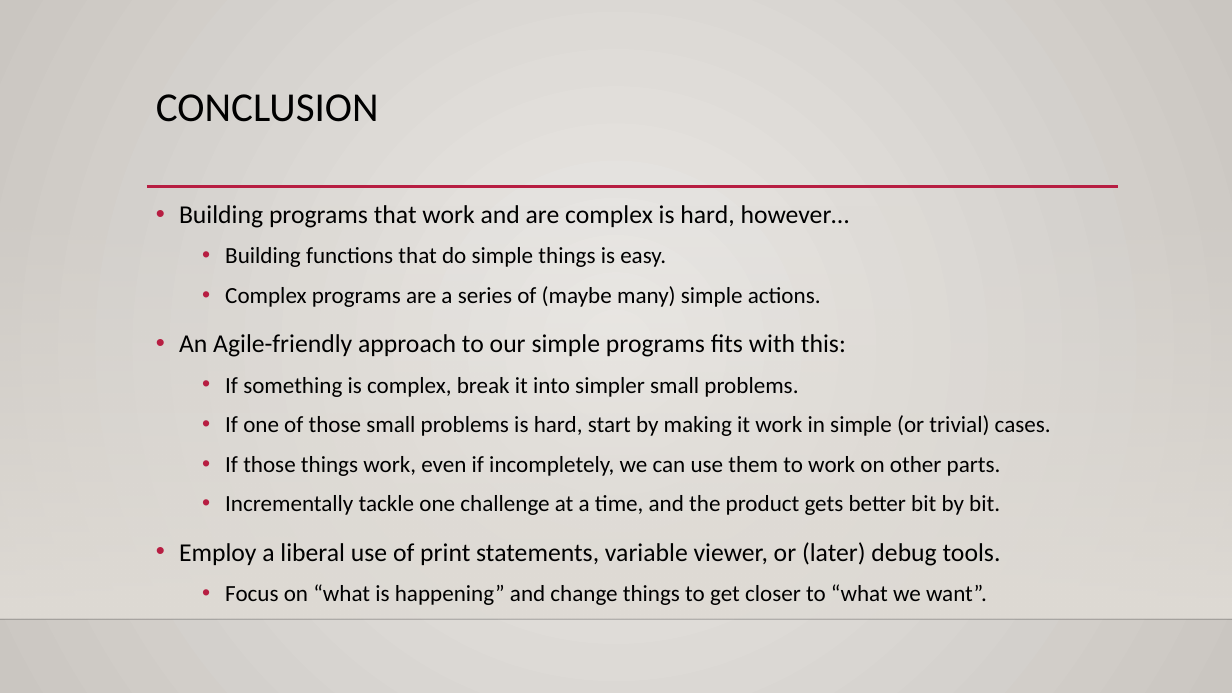
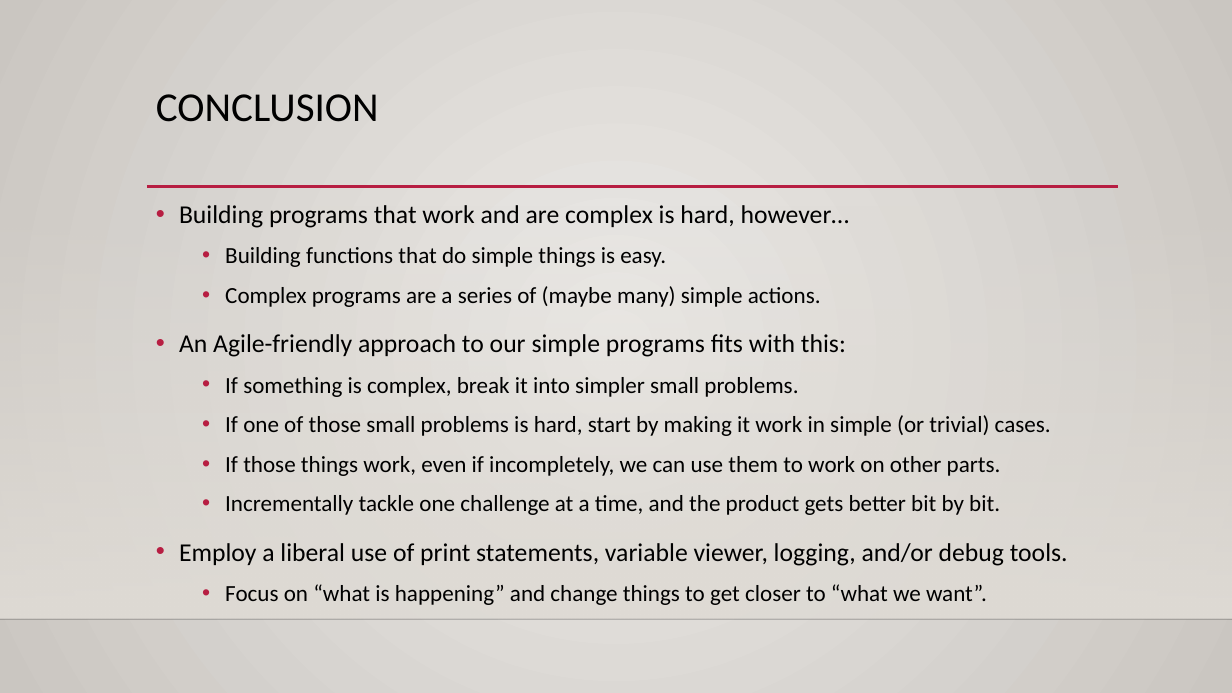
Before and after one commit to AkeemSemperDataScience/Programming_Basics_for_Machine_Learning_Students, a slide deck: slide 20 of reference_material/slides/018_cards_2.pptx (slide 18 before the commit). Drawn at 1232x693 pixels with LibreOffice and Linux fonts; fonts in the diff are those of the drawing; background and template pictures are left out. Boxes give left, top, right and bottom in pixels: in the first picture for what was removed or moved away, otherwise in the second. Text is boxed around its words. In the diff, an @@ line names an element or a change of style, - is before the commit and + after.

```diff
--- a/reference_material/slides/018_cards_2.pptx
+++ b/reference_material/slides/018_cards_2.pptx
@@ text at (179,543,1068,566): text changed @@
-• Employ a liberal use of print statements, variable viewer, or (later) debug tools.
+• Employ a liberal use of print statements, variable viewer, logging, and/or debug tools.
```
Also in this commit, not shown: 5 other slides changed, 2 slides added, 4 other files.
